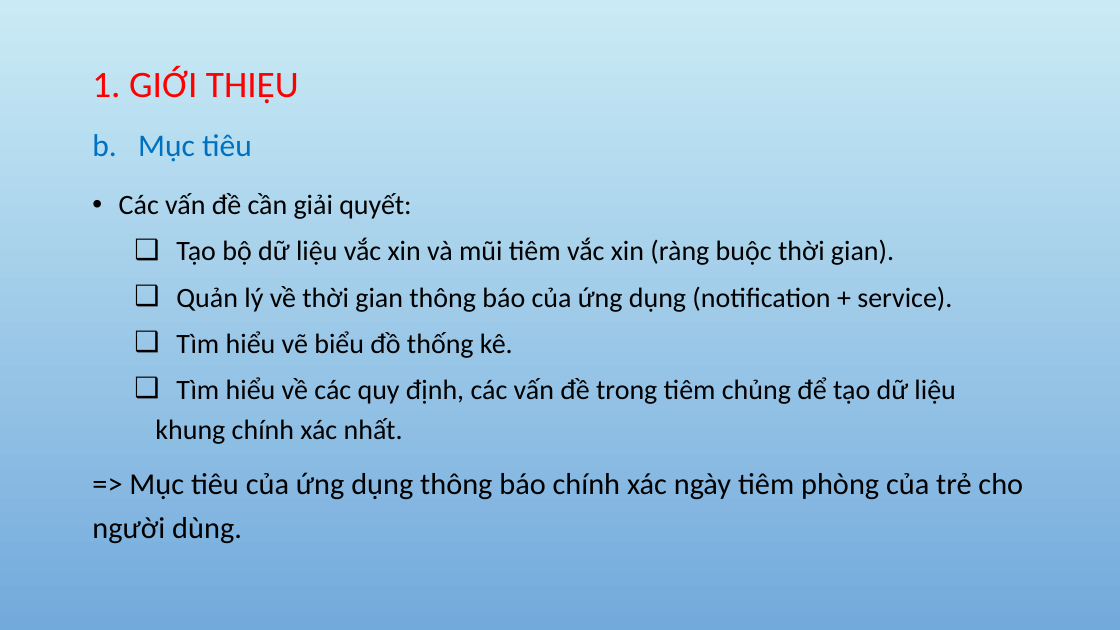
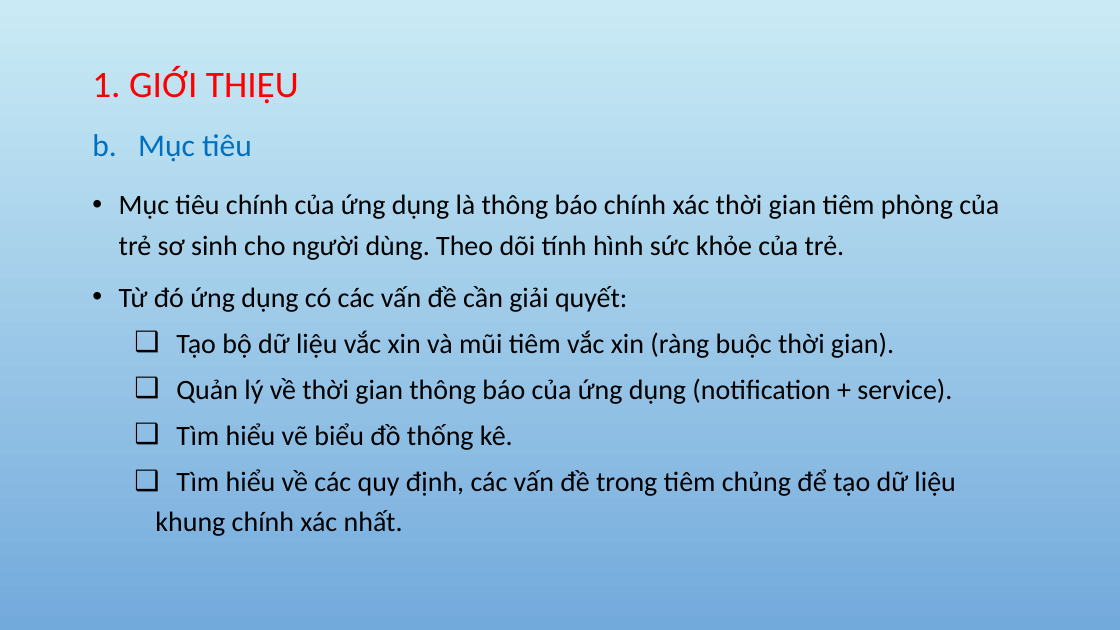
Before and after one commit to tuongthanh98/GraduationThsis, a slide deck: slide 5 of GraduationThsis_powpoint.pptx. Drawn at 1120x630 pixels with LibreOffice and Linux fonts; fonts in the diff are those of the drawing; background and template pictures are left out. Boxes give left, top, right and bottom in pixels: in the first picture for what was removed or moved away, otherwise in the second. Text is boxed around its words. In the diff, an @@ line names an element or a change of style, - is before the commit and + after.

```diff
--- a/GraduationThsis_powpoint.pptx
+++ b/GraduationThsis_powpoint.pptx
@@ text at [119,194,999,312]: text changed @@
-• Các vấn đề cần giải quyết:
+• Mục tiêu chính của ứng dụng là thông báo chính xác thời gian tiêm phòng của trẻ sơ sinh cho người dùng. Theo dõi tính hình sức khỏe của trẻ.
+• Từ đó ứng dụng có các vấn đề cần giải quyết:
@@ text at [92,472,1023,544]: paragraph removed @@
-=> Mục tiêu của ứng dụng thông báo chính xác ngày tiêm phòng của trẻ cho người dùng.
```
Also in this commit, not shown: 1 other slide changed, 4 other files.
